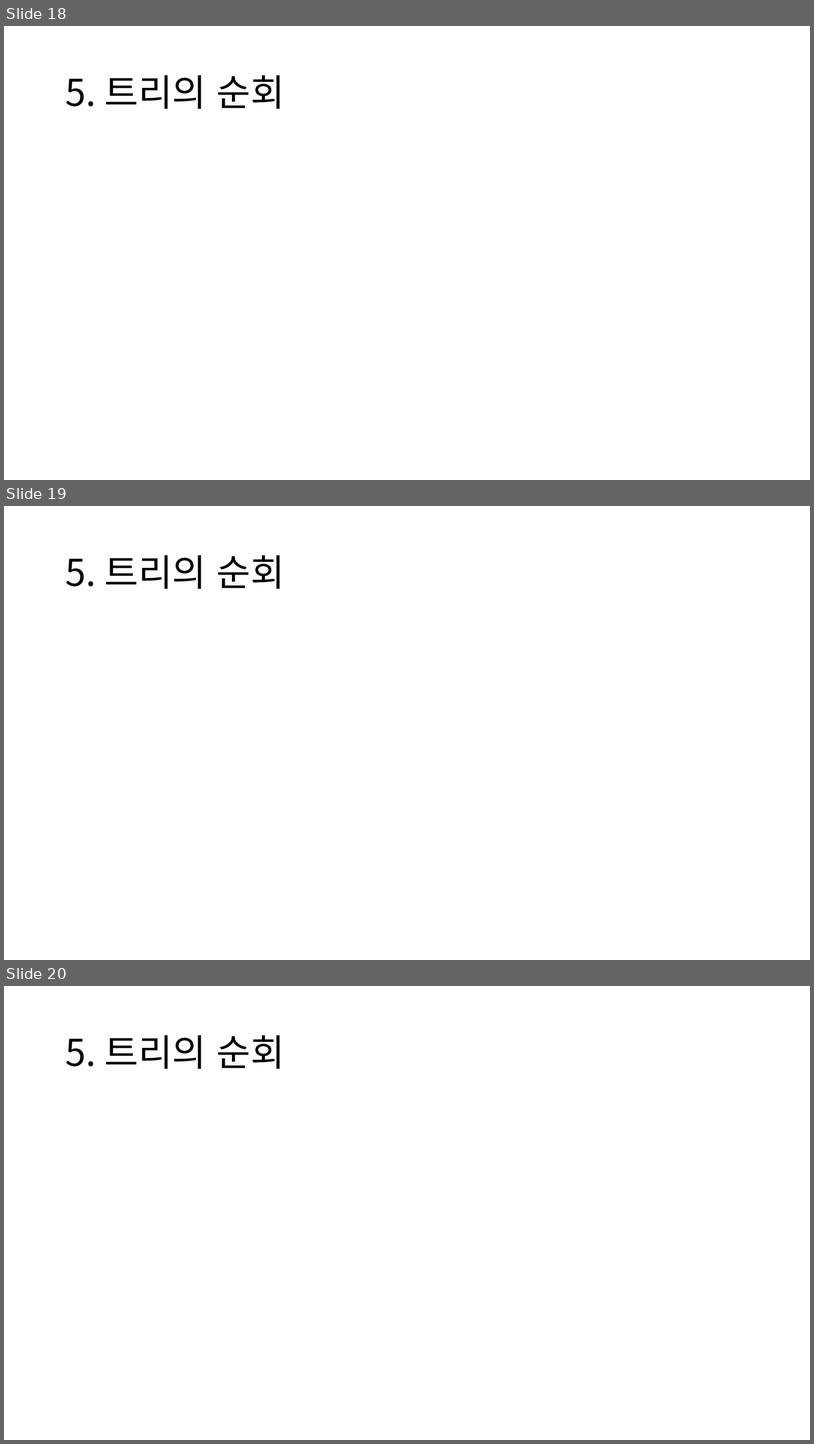
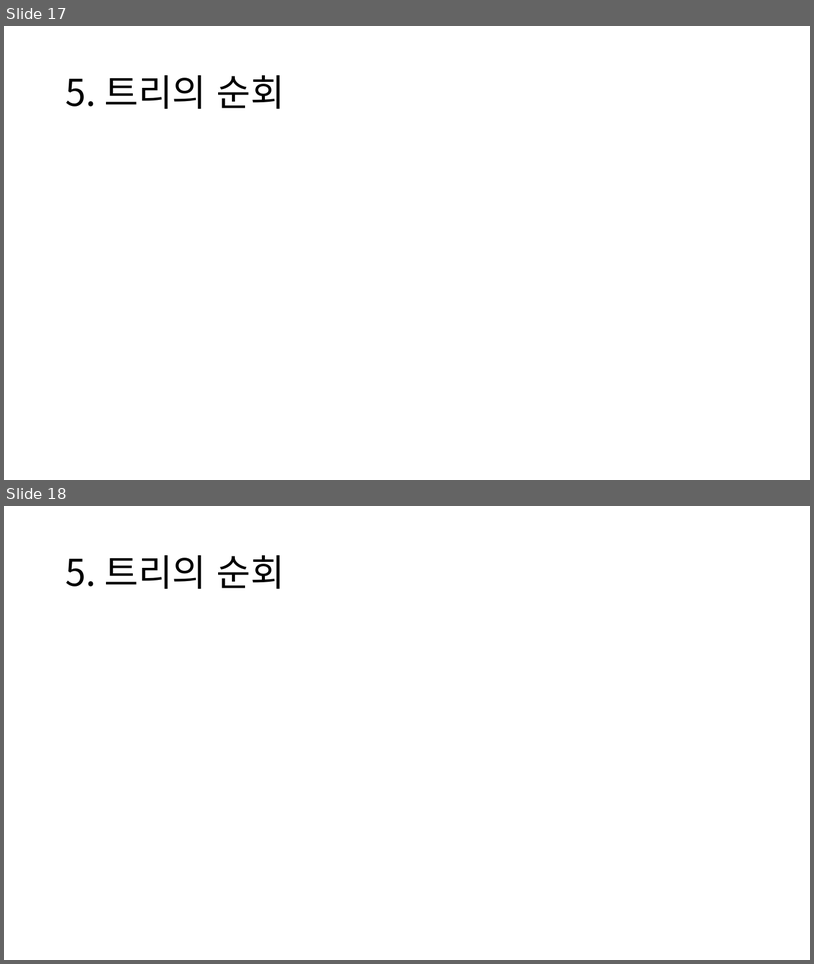
Before and after one commit to xx0hn/TLE, a slide deck: DivideAndConquer/해설/문제풀이.pptx. Shown one above the other, each under a label of ours: slides 18, 19 and 20 before the commit, slides 17 and 18 after it. The pictures are 814x1444 and 814x964 pixels, drawn with LibreOffice and Linux fonts; fonts in the diff are those of the drawing; grey boxes stand for pictures. Boxes give left, top, right and bottom in pixels: in the first picture for what was removed or moved away, otherwise in the second. Text is boxed around its words. In the diff, an @@ line names an element or a change of style, - is before the commit and + after.

```diff
--- a/DivideAndConquer/해설/문제풀이.pptx
+++ b/DivideAndConquer/해설/문제풀이.pptx
@@ slide 19 removed at [4,506,810,960], background #FFFFFF @@
@@ title removed at [65,555,285,589] @@
-5. 트리의 순회
@@ what was slide 18 is now slide 17 @@
@@ what was slide 20 is now slide 18 @@
```
Also in this commit, not shown: 1 other slide removed.
